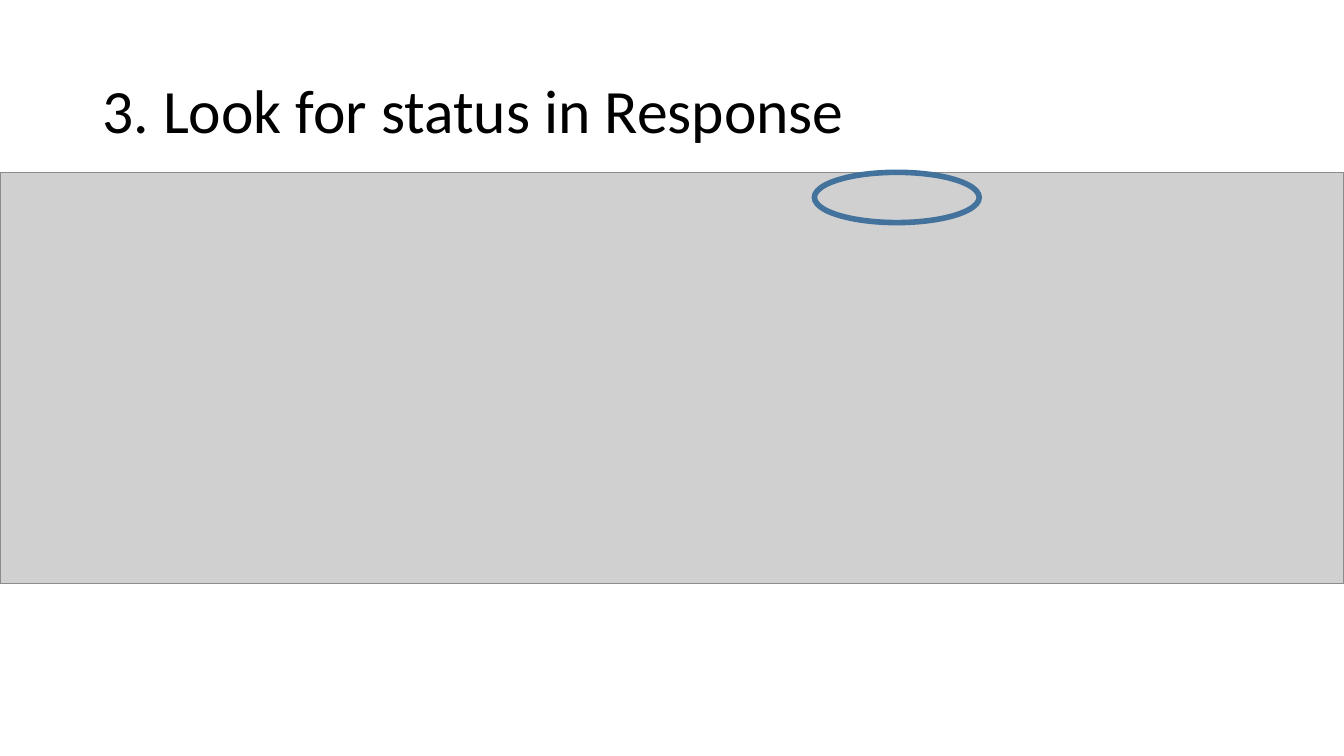
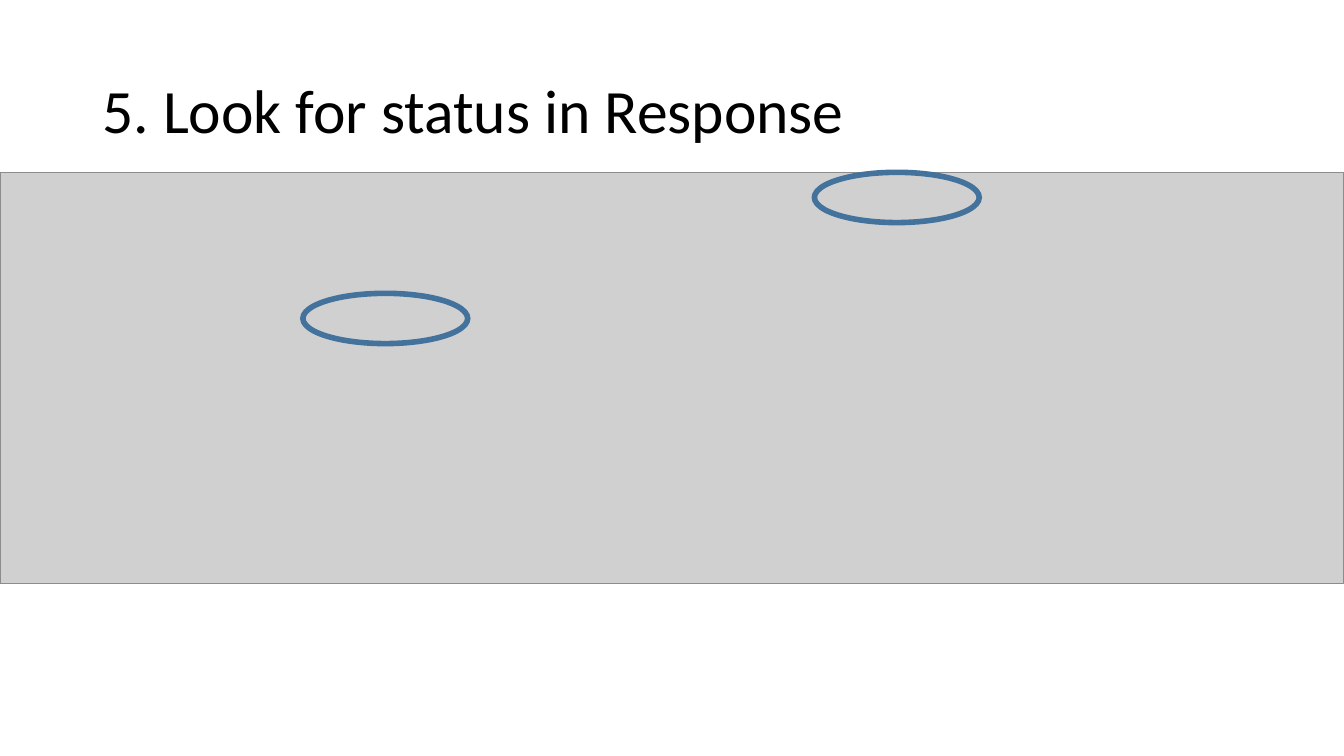
Before and after one commit to Healthedata1/Manual_Examples, a slide deck: slide 5 of Manual POST to Server.pptx (slide 3 before the commit). Drawn at 1344x756 pixels with LibreOffice and Linux fonts; fonts in the diff are those of the drawing; grey boxes stand for pictures. Boxes give left, top, right and bottom in pixels: in the first picture for what was removed or moved away, otherwise in the second. Text is boxed around its words. In the diff, an @@ line names an element or a change of style, - is before the commit and + after.

```diff
--- a/Manual POST to Server.pptx
+++ b/Manual POST to Server.pptx
@@ title at [102, 90, 844, 143]: text changed @@
-3. Look for status in Response
+5. Look for status in Response
@@ ellipse added at [302, 293, 467, 344], outline #43739E 4 pt @@
```
Also in this commit, not shown: 2 other slides changed, 7 slides added.
